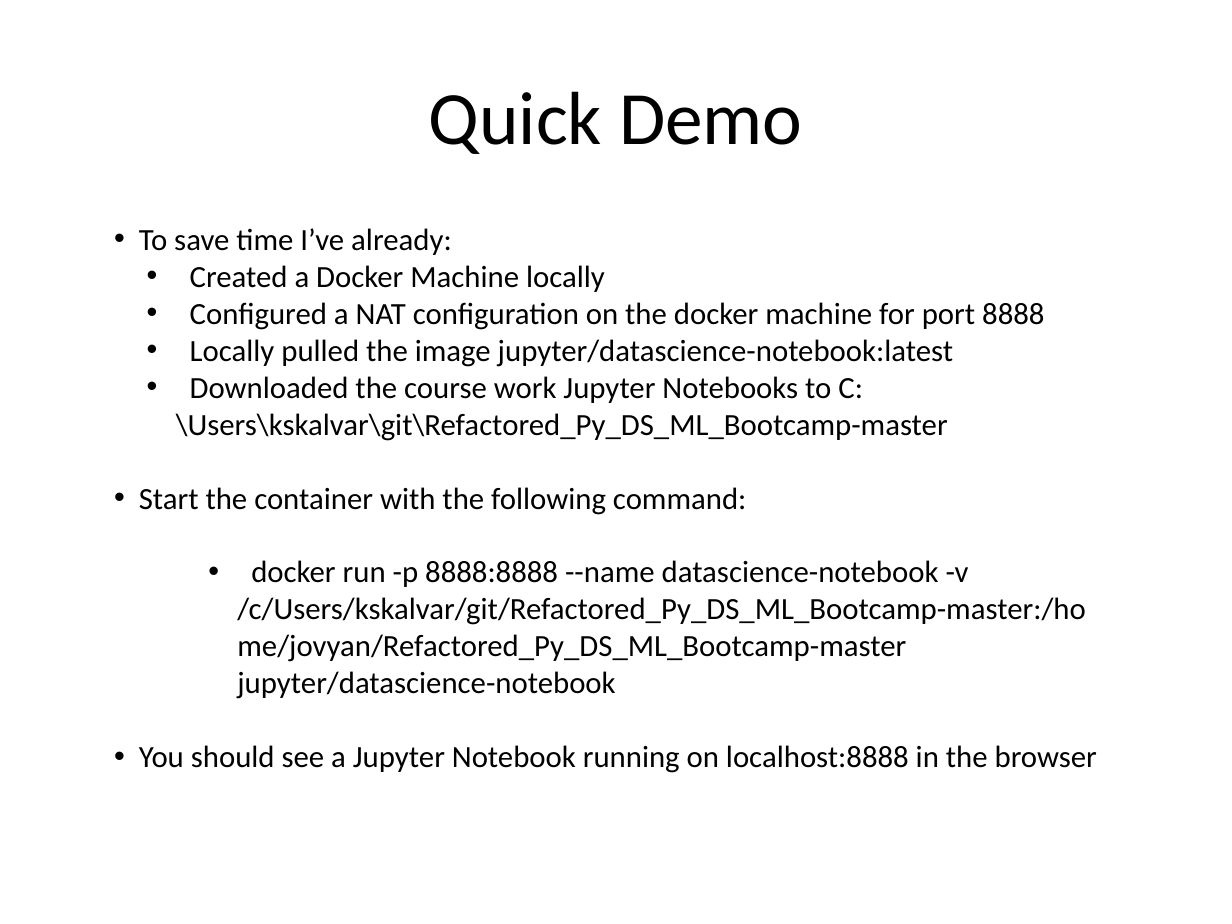
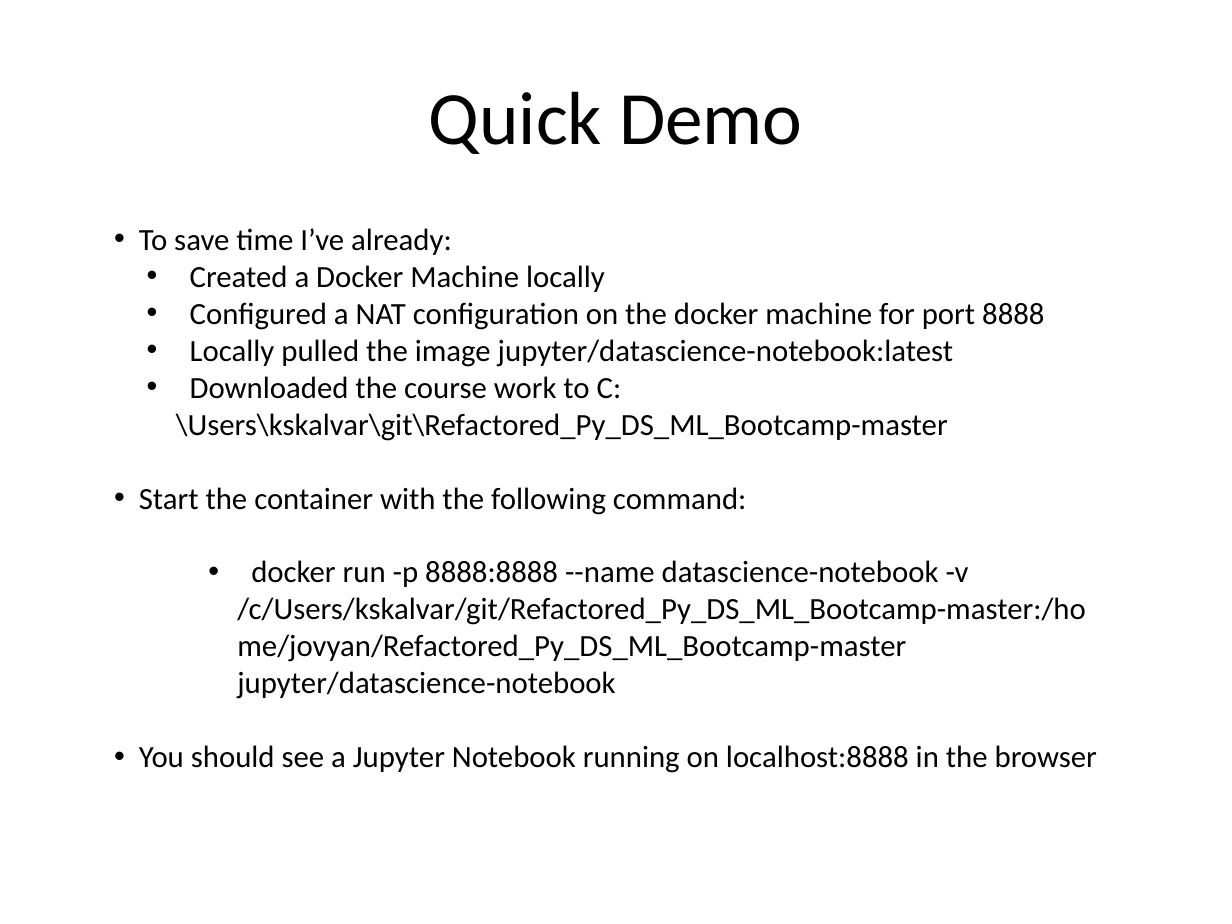
Before and after one commit to kskalvar/jupyter-notebook-with-docker-win7, a slide deck: slide 5 of slides/Jupyter Notebook with Docker on Win7.pptx. Drawn at 1232x924 pixels with LibreOffice and Linux fonts; fonts in the diff are those of the drawing; background and template pictures are left out. Boxes give left, top, right and bottom in pixels: in the first picture for what was removed or moved away, otherwise in the second. Text is boxed around its words. In the diff, an @@ line names an element or a change of style, - is before the commit and + after.

Commit message:
Update slides

```diff
--- a/slides/Jupyter Notebook with Docker on Win7.pptx
+++ b/slides/Jupyter Notebook with Docker on Win7.pptx
@@ text at (176,376,948,441): text changed @@
-  • Downloaded the course work Jupyter Notebooks to C:\Users\kskalvar\git\Refactored_Py_DS_ML_Bootcamp-master
+  • Downloaded the course work to C:\Users\kskalvar\git\Refactored_Py_DS_ML_Bootcamp-master
```
Also in this commit, not shown: 3 other slides changed.
